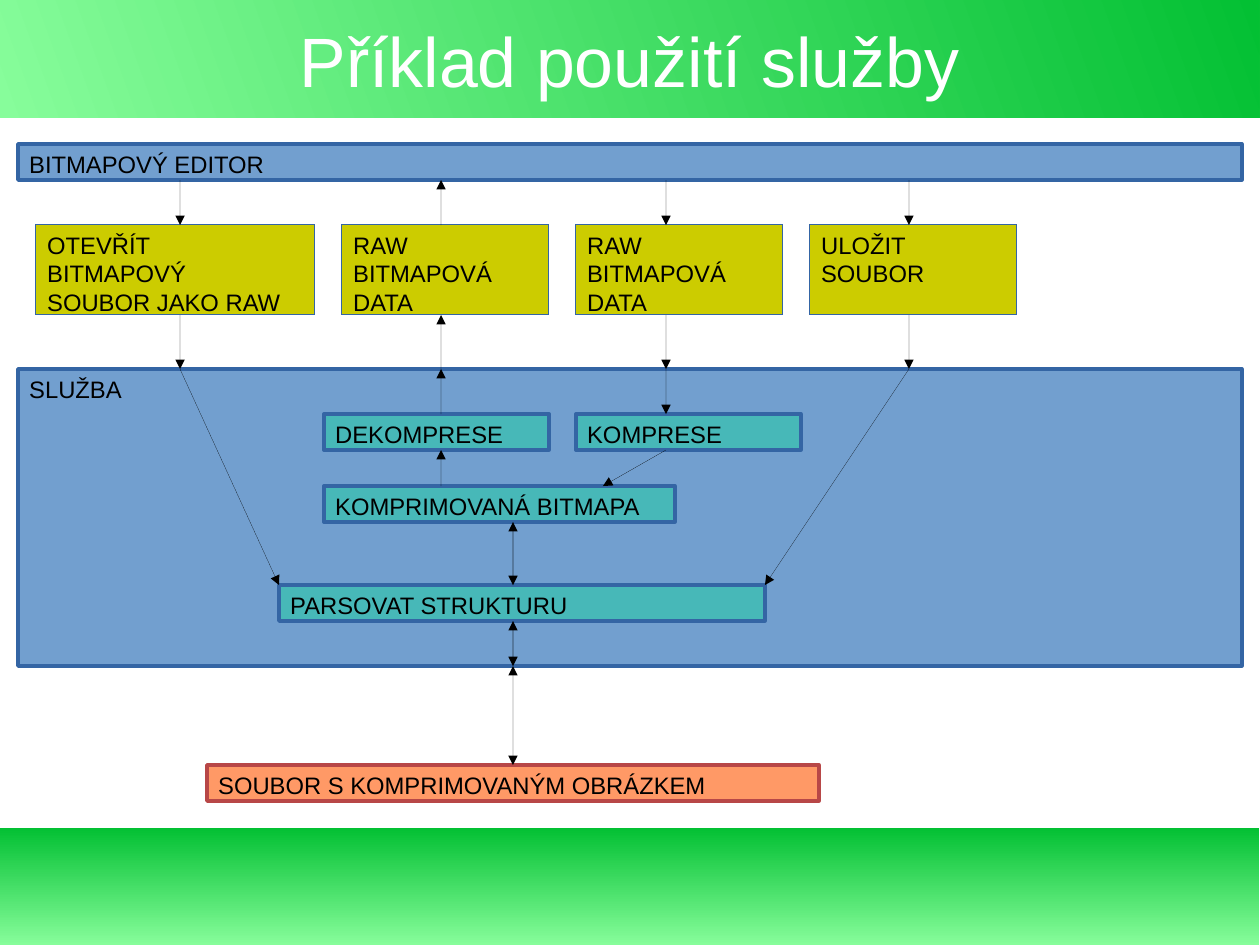
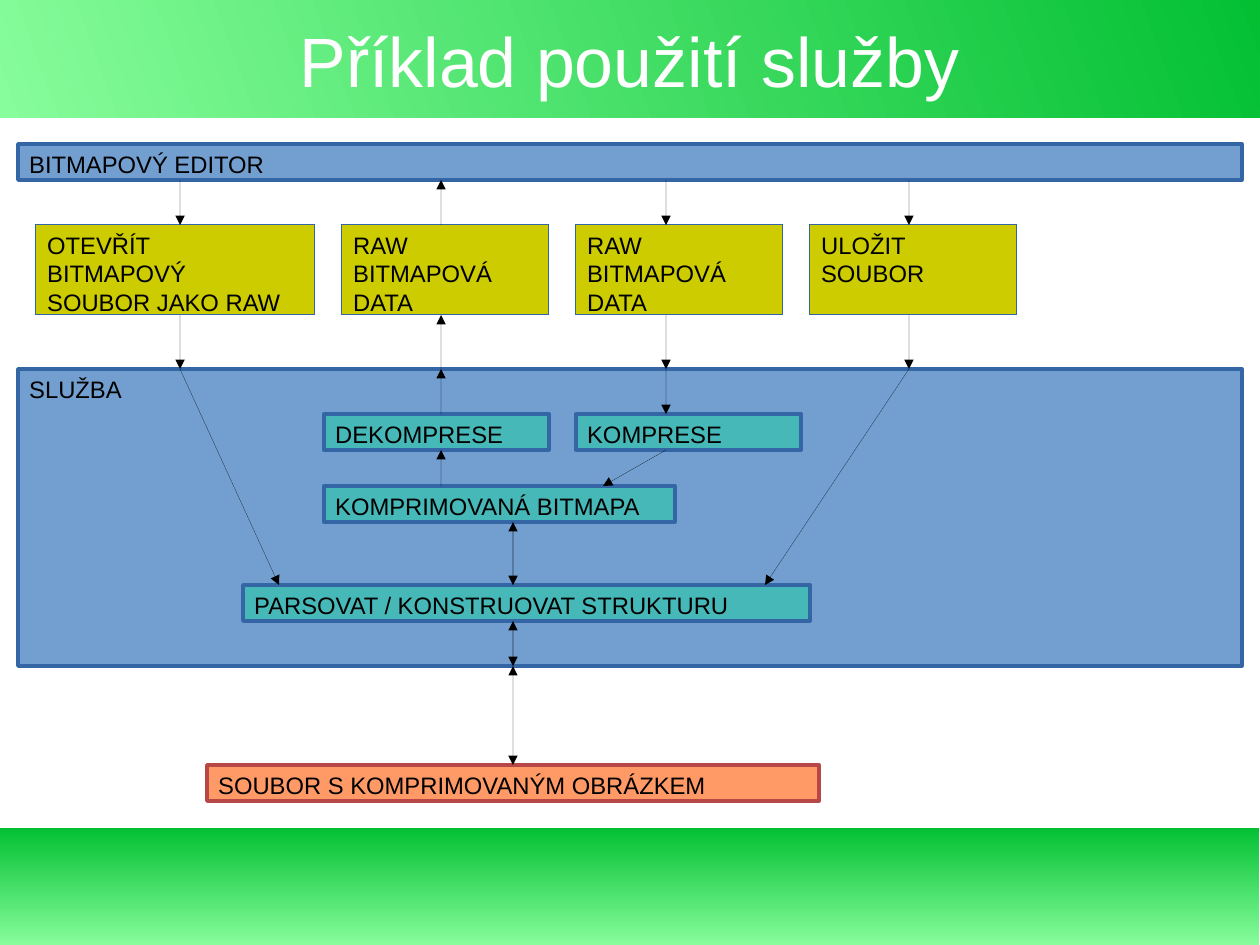
Before and after one commit to exbin/xbup-doc, a slide deck: slide 16 of presentation/binary_concept_cs_CZ.odp. Drawn at 1260x945 pixels with LibreOffice and Linux fonts; fonts in the diff are those of the drawing. Boxes give left, top, right and bottom in pixels: in the first picture for what was removed or moved away, otherwise in the second. Text is boxed around its words. In the diff, an @@ line names an element or a change of style, - is before the commit and + after.

```diff
--- a/presentation/binary_concept_cs_CZ.odp
+++ b/presentation/binary_concept_cs_CZ.odp
@@ rectangle: place and size @@
-rectangle at [279, 585, 765, 621]
+rectangle at [244, 585, 811, 621]
@@ text at [254, 597, 728, 620]: text changed @@
-PARSOVAT STRUKTURU
+PARSOVAT / KONSTRUOVAT STRUKTURU
```
Also in this commit, not shown: 1 other file.
